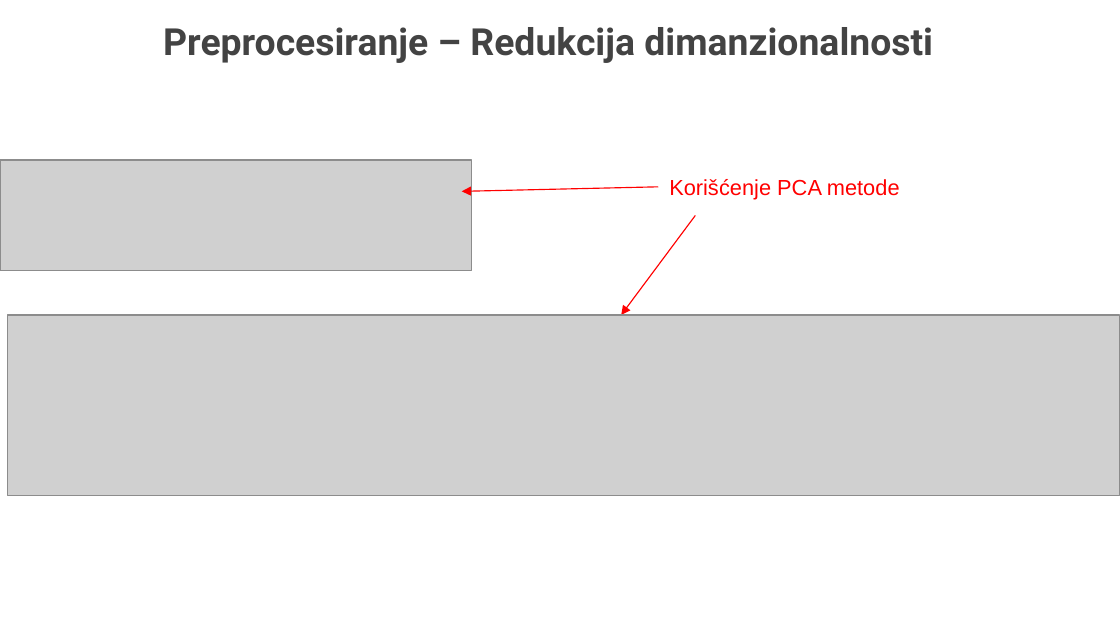
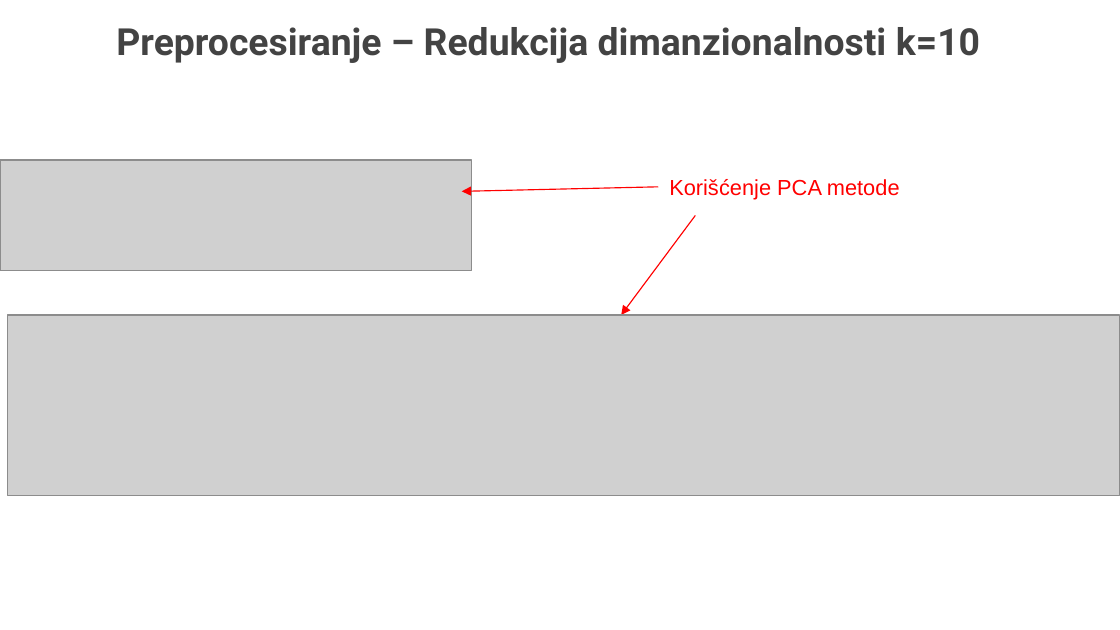
Before and after one commit to danica540/tehnike-i-metode-analize-podaka, a slide deck: slide 7 of Tehnike i metode analize podataka - Danica Djordjevic 1121 Prezentacijaa.pptx. Drawn at 1120x630 pixels with LibreOffice and Linux fonts; fonts in the diff are those of the drawing; grey boxes stand for pictures; background and template pictures are left out. Boxes give left, top, right and bottom in pixels: in the first picture for what was removed or moved away, otherwise in the second. Text is boxed around its words. In the diff, an @@ line names an element or a change of style, - is before the commit and + after.

```diff
--- a/Tehnike i metode analize podataka - Danica Djordjevic 1121 Prezentacijaa.pptx
+++ b/Tehnike i metode analize podataka - Danica Djordjevic 1121 Prezentacijaa.pptx
@@ title at (x1=116, y1=27, x2=980, y2=63): text changed @@
-Preprocesiranje – Redukcija dimanzionalnosti
+Preprocesiranje – Redukcija dimanzionalnosti k=10
```
Also in this commit, not shown: 4 other slides changed, 4 slides added, 7 other files.
